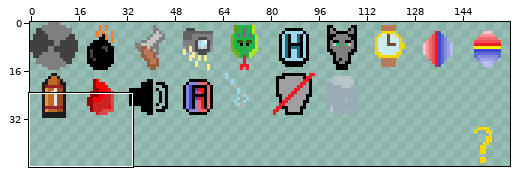
Edited in one commit: sprite sheet (react_main/public/images/modifiers.png). The first picture is a wide view before the edit; the outline marks the close-up.
Close-up. Old version:
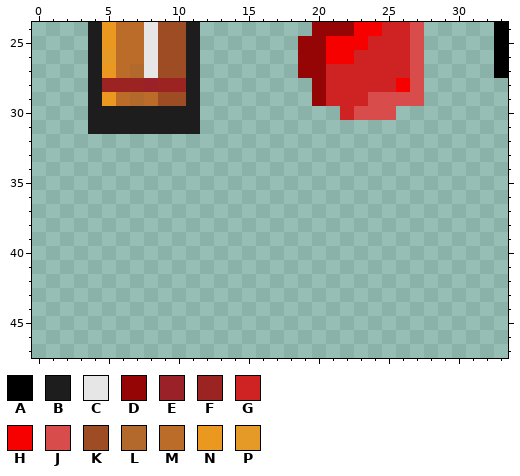
The file is 160x48 pixels. Colours within 5 levels of each other are drawn and written as one. Shown: x 0..33, y 24..47. The commit also changed other parts of the picture, which this record leaves out.
Palette (. is transparent): A #000000  B #1d1d1d  C #e6e6e6  D #960505  E #9a2128  F #9b2322  G #cf2323  H #f70000  J #d94c4c  K #9e4c24  L #b3692c  M #bb6c29  N #eb9820  P #e59a27
Pixels before, first column x 4:
24 BNMMCKKB........DDDHHGGJ.....A
25 BNMMCKKB.......DDHHHGGGJ.....A
26 BPMMCKKB.......DDHHGGGGJ.....A
27 BNMLCKKB.......DDGGGGGGJ.....A
28 BFFFEFFB........DGGGGGHJ......
29 BNMLMKKB........DGGGJJJJ......
30 BBBBBBBB..........GJJJ........
31 BBBBBBBB......................
And afterwards:
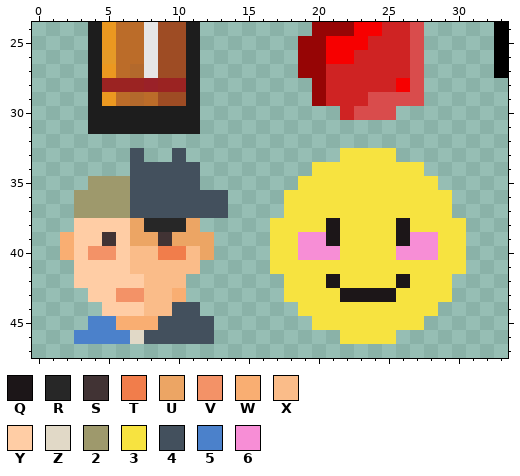
Colours new in this view: Q #1c1618  R #272727  S #413334  T #f17d4b  U #eca564  V #f39267  W #f9ae72  X #fabc89  Y #ffcda5  Z #e1d9c7  2 #9e996c  3 #f7e340  4 #43505d  5 #4b81cb  6 #f78ed6
Edits made:
y 33: x 7 . -> 4; x 10 . -> 4; x 22..25 .... -> 3333
y 34: x 7..11 ..... -> 44444; x 20..27 ........ -> 33333333
y 35: x 4..11 ........ -> 22244444; x 19..28 .......... -> 3333333333
y 36..37: x 3..13 ........... -> 22224444444; x 18..29 ............ -> 333333333333
y 38: x 3..11 ......... -> YYYYURRRU; x 17..30 .............. -> 3333Q3333Q3333
y 39: x 2..12 ........... -> WYYSYUUSUUU; x 17..30 .............. -> 3366Q3333Q6633
y 40: x 2..12 ........... -> WYVVYXXTTXU; x 17..30 .............. -> 33666333366633
y 41: x 3..11 ......... -> YYYYXXXXX; x 17..30 .............. -> 33333333333333
y 42: x 3..10 ........ -> YYYYYXXX; x 18..29 ............ -> 333Q3333Q333
y 43: x 4..10 ....... -> YYVVXXW; x 18..29 ............ -> 3333QQQQ3333
y 44: x 5..11 ....... -> YYYXX44; x 19..28 .......... -> 3333333333
y 45: x 4..12 ......... -> 55WWW4444; x 20..27 ........ -> 33333333
y 46: x 3..12 .......... -> 5555Z44444; x 22..25 .... -> 3333
Where, in picture pixels (left, top, right, bottom), the same in both close-ups:
added: (60, 148, 466, 344)
